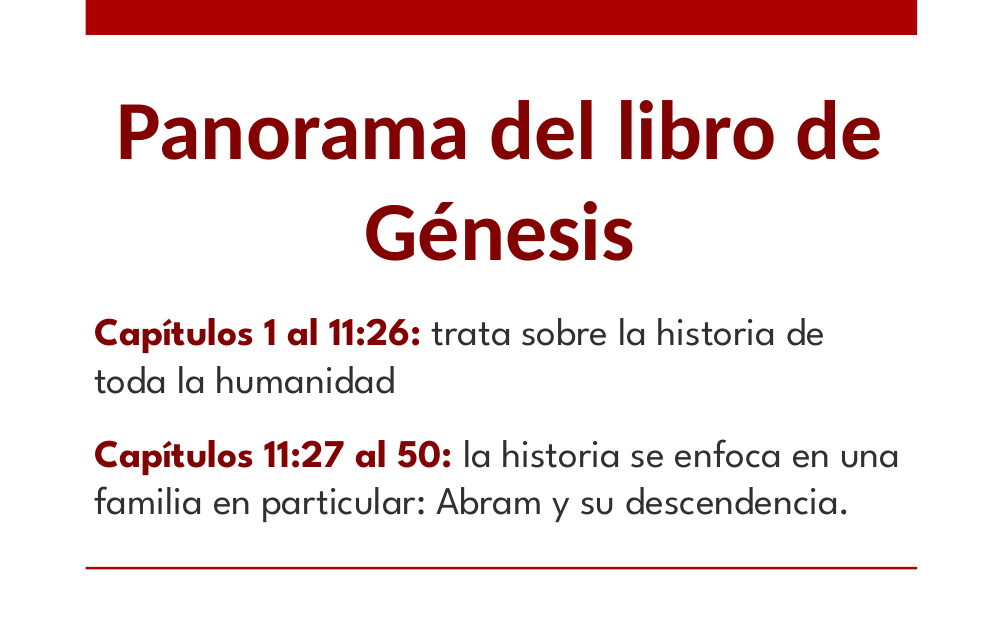
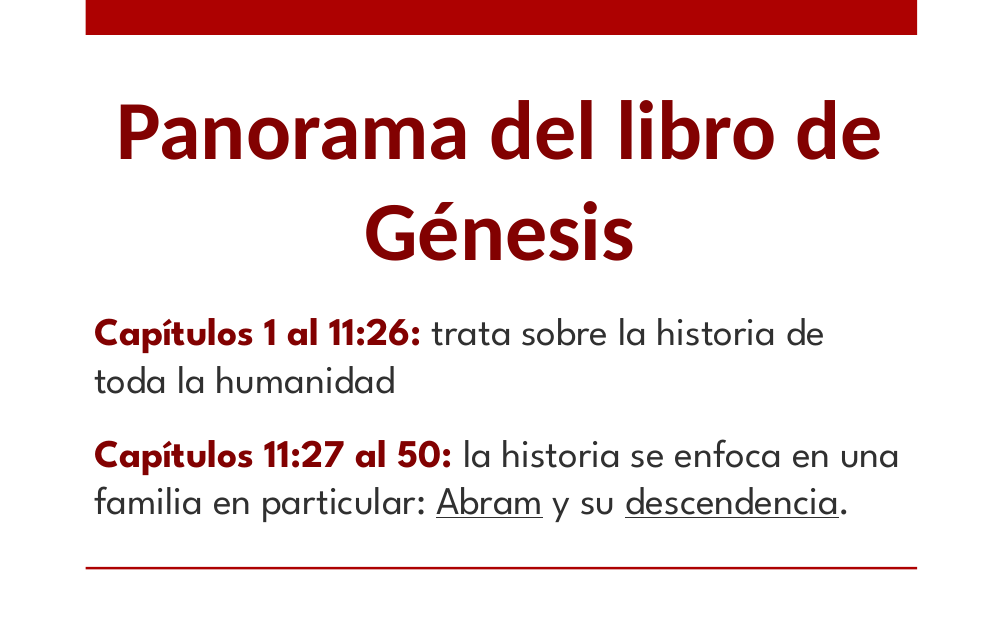
Before and after one commit to CreyTuning/documents, a slide deck: slide 2 of slideshow/Estudios Biblicos/3.-Genesis_1.pptx. Drawn at 1008x630 pixels with LibreOffice and Linux fonts; fonts in the diff are those of the drawing; background and template pictures are left out. Boxes give left, top, right and bottom in pixels: in the first picture for what was removed or moved away, otherwise in the second. Text is boxed around its words. In the diff, an @@ line names an element or a change of style, - is before the commit and + after.

```diff
--- a/slideshow/Estudios Biblicos/3.-Genesis_1.pptx
+++ b/slideshow/Estudios Biblicos/3.-Genesis_1.pptx
@@ text at bbox=[94, 439, 900, 522]: underline on in "Abram descendencia." @@
```
Also in this commit, not shown: 10 other slides changed, 1 other file.
